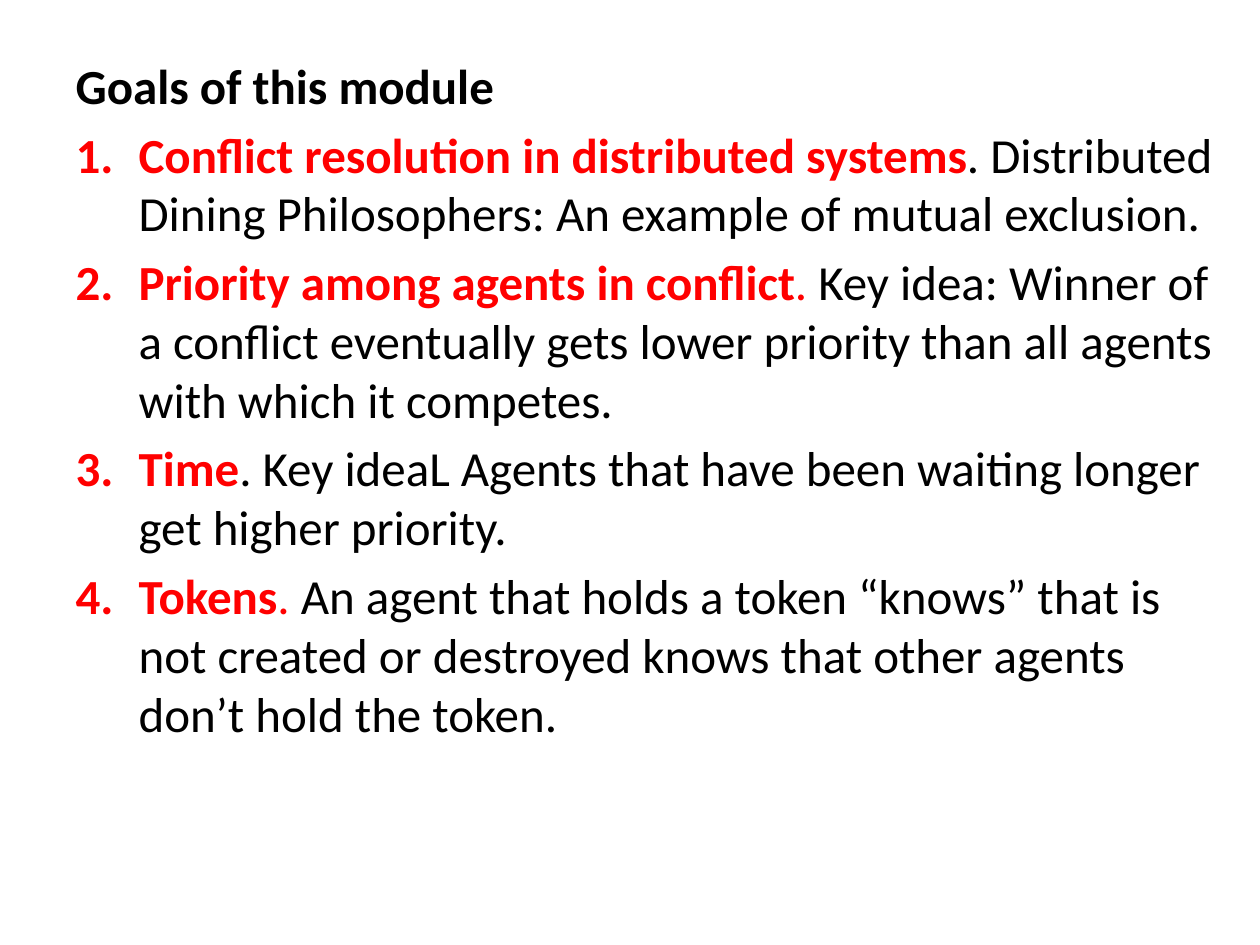
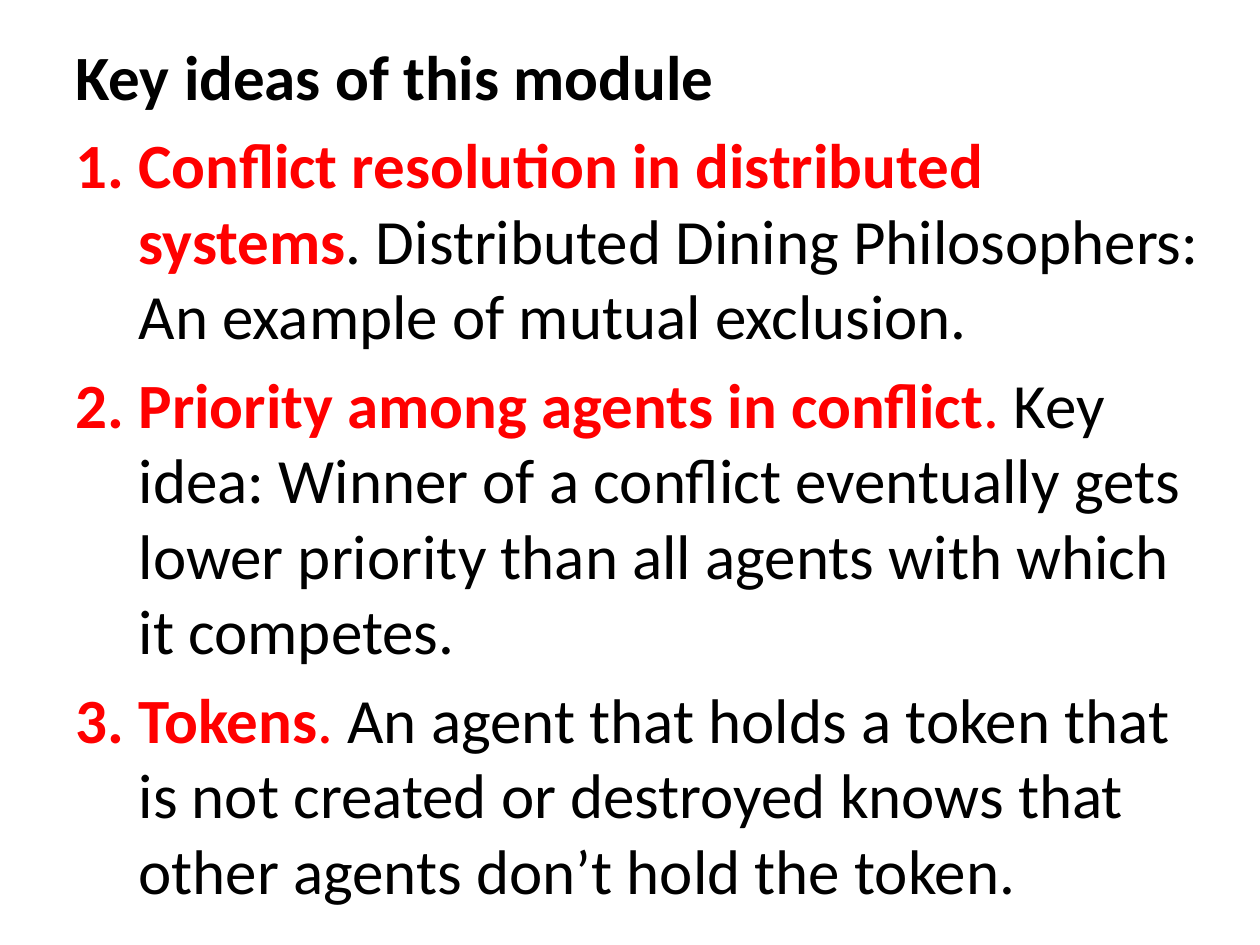
Before and after one commit to kmchandy/kmchandy.github.io, a slide deck: slide 1 of DiningPhilosophers/DiningPhilosophers.pptx. Drawn at 1260x945 pixels with LibreOffice and Linux fonts; fonts in the diff are those of the drawing. Boxes give left, top, right and bottom in pixels: in the first picture for what was removed or moved away, otherwise in the second. Text is boxed around its words. In the diff, an @@ line names an element or a change of style, - is before the commit and + after.

```diff
--- a/DiningPhilosophers/DiningPhilosophers.pptx
+++ b/DiningPhilosophers/DiningPhilosophers.pptx
@@ text "Key ideas of this module": place and size @@
-text "Key ideas of this module" at (76,69,1212,733)
+text "Key ideas of this module" at (76,55,1198,905)
@@ text at (76,55,714,110): text changed; size 28 to 36 pt @@
-Goals of this module
+Key ideas of this module
@@ text at (139,143,1198,664): size 28 to 36 pt in "Conflict resolution in distributed systems. Distributed Dini ...", "Priority among agents in conflict. Key idea: ..."; more space between paragraphs @@
@@ text at (139,698,1170,905): text changed; size 28 to 36 pt @@
-3. Time. Key ideaL Agents that have been waiting longer get higher priority.
-4. Tokens. An agent that holds a token “knows” that is not created or destroyed knows that other agents don’t hold the token.
+3. Tokens. An agent that holds a token that is not created or destroyed knows that other agents don’t hold the token.
```
Also in this commit, not shown: 11 other slides changed, 3 slides added, 6 slides removed, 29 other files.
